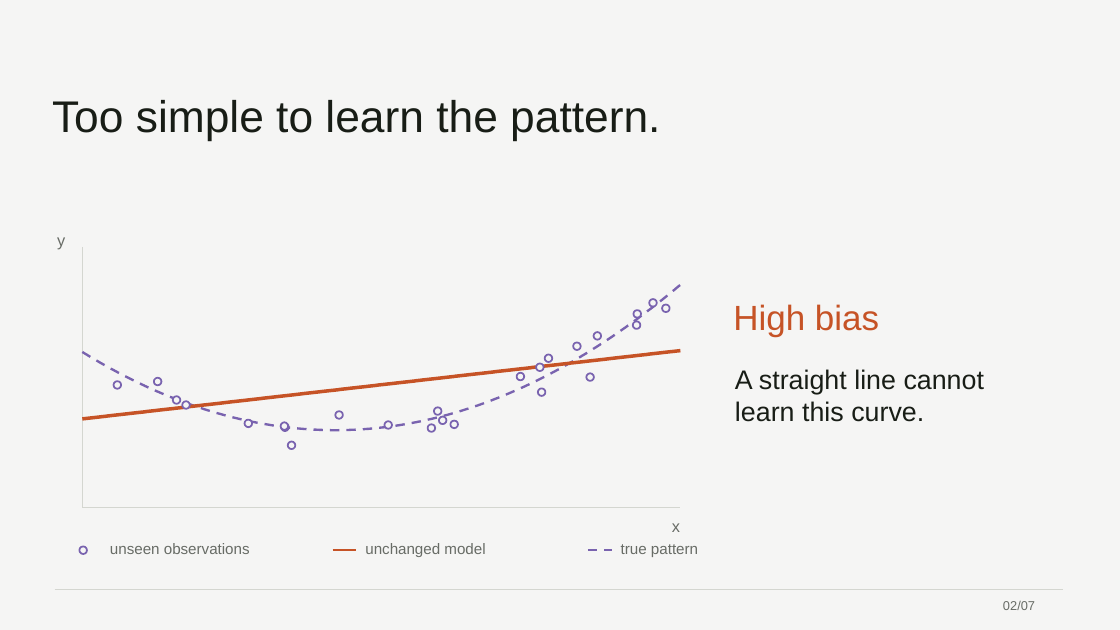
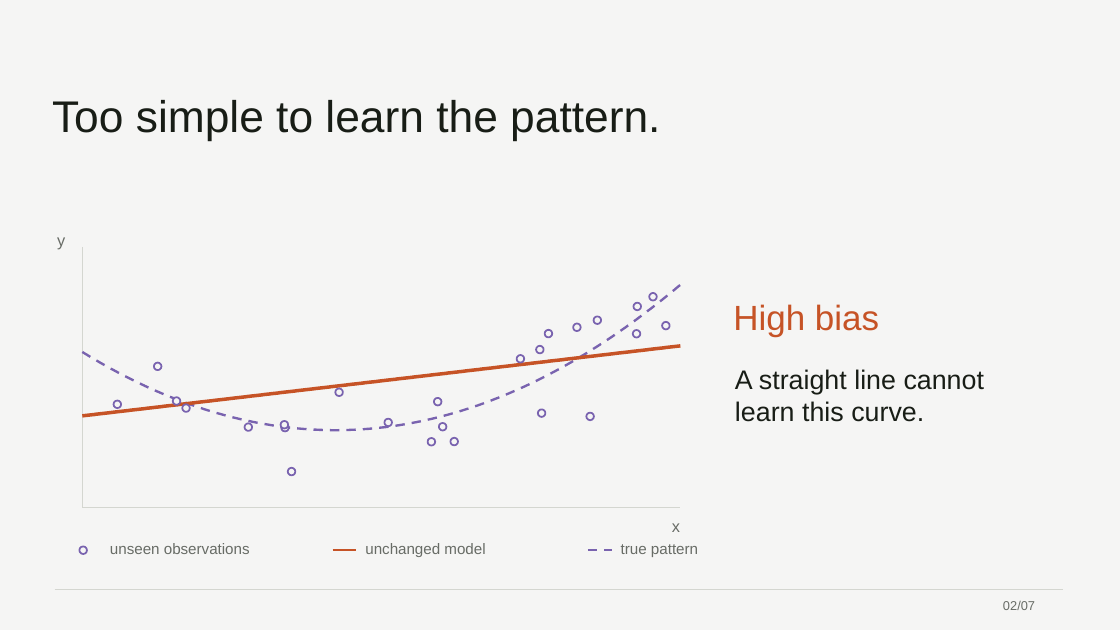
Before and after one commit to 0xABAN/classes, a slide deck: slide 2 of cmpsc-448/presentation/bias-variance-tradeoff.pptx. Drawn at 1120x630 pixels with LibreOffice and Linux fonts; fonts in the diff are those of the drawing. Boxes give left, top, right and bottom in pixels: in the first picture for what was removed or moved away, otherwise in the second. Text is boxed around its words. In the diff, an @@ line names an element or a change of style, - is before the commit and + after.

```diff
--- a/cmpsc-448/presentation/bias-variance-tradeoff.pptx
+++ b/cmpsc-448/presentation/bias-variance-tradeoff.pptx
@@ ellipse: place and size @@
-ellipse at <box>649,299,657,307</box>
+ellipse at <box>649,293,657,301</box>
@@ 3 ellipses: place and size @@
-3 ellipses at <box>517,343,581,381</box>
+3 ellipses at <box>517,323,581,363</box>
@@ ellipse: place and size @@
-ellipse at <box>594,332,602,339</box>
+ellipse at <box>594,317,602,324</box>
@@ ellipse: place and size @@
-ellipse at <box>634,310,641,318</box>
+ellipse at <box>634,302,641,310</box>
@@ 3 ellipses: place and size @@
-3 ellipses at <box>428,305,670,432</box>
+3 ellipses at <box>428,322,670,445</box>
@@ freeform shape: place and size @@
-freeform shape at <box>82,350,681,418</box>
+freeform shape at <box>82,346,681,416</box>
@@ ellipse: place and size @@
-ellipse at <box>544,355,552,362</box>
+ellipse at <box>544,330,552,338</box>
@@ ellipse: place and size @@
-ellipse at <box>633,322,640,329</box>
+ellipse at <box>633,330,640,338</box>
@@ ellipse: place and size @@
-ellipse at <box>154,378,161,386</box>
+ellipse at <box>154,363,161,371</box>
@@ ellipse: place and size @@
-ellipse at <box>335,412,343,419</box>
+ellipse at <box>335,388,343,396</box>
@@ ellipse: place and size @@
-ellipse at <box>113,381,121,389</box>
+ellipse at <box>113,401,121,408</box>
@@ ellipse: place and size @@
-ellipse at <box>434,408,442,415</box>
+ellipse at <box>434,398,442,406</box>
@@ ellipse: place and size @@
-ellipse at <box>538,388,545,396</box>
+ellipse at <box>538,409,545,417</box>
@@ ellipse: place and size @@
-ellipse at <box>586,373,594,381</box>
+ellipse at <box>586,413,594,420</box>
@@ ellipse: place and size @@
-ellipse at <box>439,417,446,424</box>
+ellipse at <box>439,423,446,430</box>
@@ ellipse: place and size @@
-ellipse at <box>288,442,296,450</box>
+ellipse at <box>288,468,296,476</box>
```
Also in this commit, not shown: 4 other slides changed, 3 other files.
